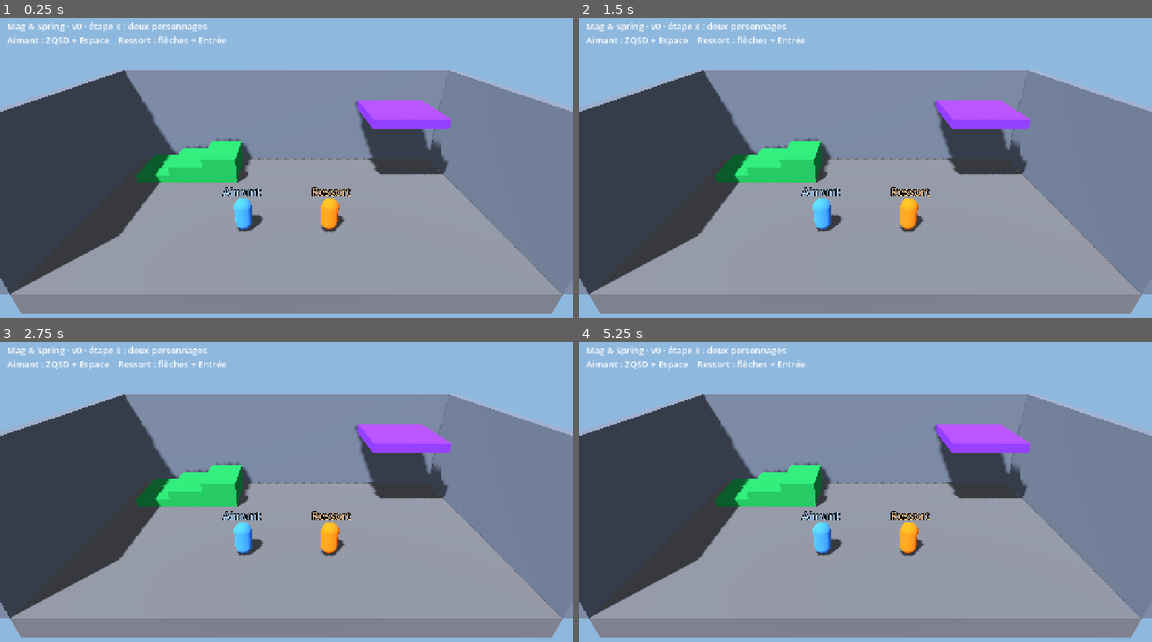
Above: before the commit, frames 1-4 (two rows, left to right).
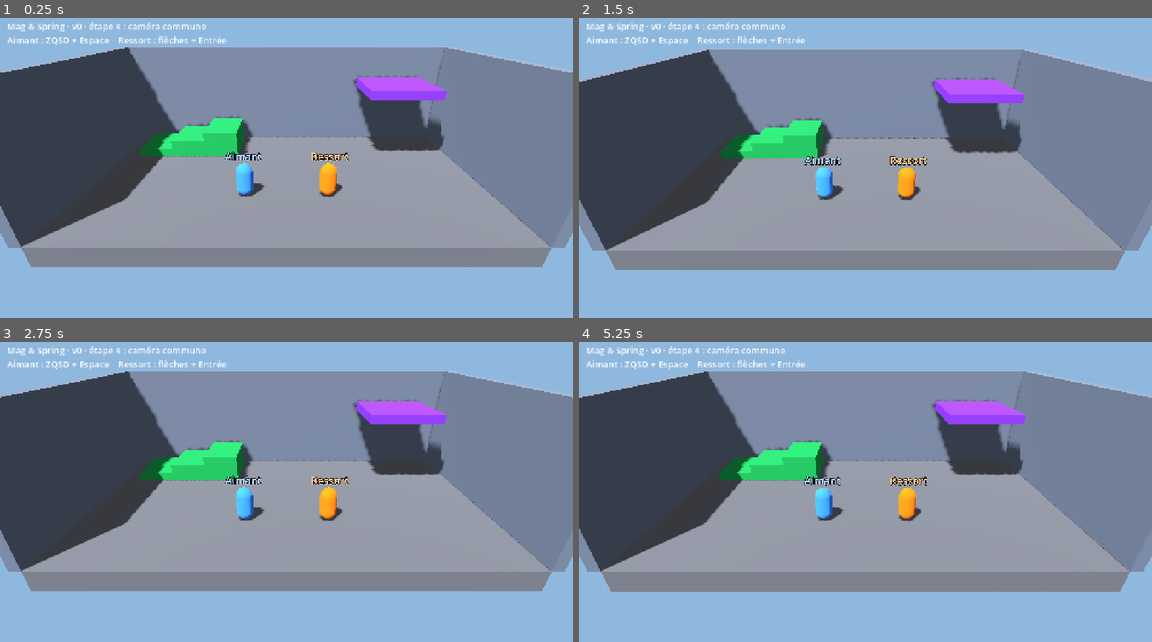
Above: after the commit, the same moments.

Repository: Aphyo/MagSpring
Game: Godot game, scene res://scenes/main.tscn
The game is run twice, just before and just after one commit, with the same random seed, the same clock (stepped at 60 frames per second) and the same inputs.
Inputs:
- Up to frame 1 (0.25 s): no input
- Up to frame 2 (1.5 s): tap Enter at 0.5 s
- Up to frame 3 (2.75 s): no input
- Up to frame 4 (5.25 s): tap Space at 3.5 s

The runs differ from the first frame. In frame 1, 45% of the frame differs, in the area x 0-100%, y 1-99%; in frame 2, 42%; in frame 3, 45%; in frame 4, 45%.

Commit message:
Étape 4 : caméra commune qui cadre les deux joueurs
camera_duo.gd vise le milieu des deux joueurs et recule quand ils
s'écartent (12 à 22 m), avec un suivi lissé. La caméra fixe de la
salle est retirée. Filet de sécurité : un joueur qui tombe hors de la
salle revient à son point de départ.

Co-Authored-By: Claude Opus 5.5 <noreply@anthropic.com>
Claude-Session: https://claude.ai/code/session_01HXSnhPy7Hz3624mnDq2J47

Diff:
--- a/scenes/levels/test_room.tscn
+++ b/scenes/levels/test_room.tscn
@@ -22,10 +22,6 @@
 transform = Transform3D(0.81915206, 0.46984634, -0.32898995, 0, 0.57357645, 0.81915206, 0.57357645, -0.6710101, 0.46984634, 0, 0, 0)
 light_energy = 0.7
 shadow_enabled = true
-
-[node name="CameraFixe" type="Camera3D" parent="."]
-transform = Transform3D(1, 0, 0, 0, 0.8886207, 0.4586429, 0, -0.4586429, 0.8886207, 0, 9, 14)
-fov = 55.0
 
 [node name="Decor" type="CSGCombiner3D" parent="."]
 use_collision = true
--- a/scenes/main.tscn
+++ b/scenes/main.tscn
@@ -1,8 +1,9 @@
-[gd_scene load_steps=4 format=3]
+[gd_scene load_steps=5 format=3]
 
 [ext_resource type="Script" path="res://scripts/main.gd" id="1_main"]
 [ext_resource type="PackedScene" path="res://scenes/levels/test_room.tscn" id="2_salle"]
 [ext_resource type="PackedScene" path="res://scenes/players/player.tscn" id="3_player"]
+[ext_resource type="Script" path="res://scripts/camera_duo.gd" id="4_camera"]
 
 [node name="Main" type="Node3D"]
 script = ExtResource("1_main")
@@ -20,11 +21,19 @@
 nom = "Ressort"
 couleur = Color(0.98, 0.45, 0.09, 1)
 
+[node name="CameraDuo" type="Camera3D" parent="." node_paths=PackedStringArray("joueur_a", "joueur_b")]
+transform = Transform3D(1, 0, 0, 0, 1, 0, 0, 0, 1, 0, 9, 14)
+current = true
+fov = 55.0
+script = ExtResource("4_camera")
+joueur_a = NodePath("../Aimant")
+joueur_b = NodePath("../Ressort")
+
 [node name="Titre" type="Label" parent="."]
 offset_left = 16.0
 offset_top = 12.0
 offset_right = 616.0
 offset_bottom = 70.0
 theme_override_font_sizes/font_size = 20
-text = "Mag & Spring · v0 · étape 3 : deux personnages
+text = "Mag & Spring · v0 · étape 4 : caméra commune
 Aimant : ZQSD + Espace    Ressort : flèches + Entrée"
--- /dev/null
+++ b/scripts/camera_duo.gd
@@ -0,0 +1,50 @@
+extends Camera3D
+## Caméra qui garde les deux joueurs à l'écran, sans écran partagé.
+## Elle vise le point au milieu des deux joueurs, et recule quand ils s'éloignent
+## l'un de l'autre. Ses mouvements sont lissés pour ne pas donner le mal de mer.
+
+## Les deux joueurs à suivre (à choisir dans l'Inspecteur).
+@export var joueur_a: Node3D
+@export var joueur_b: Node3D
+
+## Direction depuis laquelle la caméra regarde : en hauteur et vers l'avant de la salle.
+@export var direction_vue: Vector3 = Vector3(0, 8, 15.5)
+## Distance quand les joueurs sont collés l'un à l'autre.
+@export var distance_min: float = 12.0
+## Distance maximale, pour ne pas voir les joueurs minuscules.
+@export var distance_max: float = 22.0
+## De combien la caméra recule pour chaque mètre d'écart entre les joueurs.
+@export var recul_par_metre: float = 0.7
+## Douceur du suivi : plus c'est petit, plus la caméra est lente à suivre.
+@export var lissage: float = 4.0
+
+# Le point que la caméra regarde, lissé d'une image à l'autre.
+var _point_vise: Vector3
+
+
+func _ready() -> void:
+	_point_vise = _milieu()
+	global_position = _position_voulue(_point_vise)
+	look_at(_point_vise)
+
+
+func _process(delta: float) -> void:
+	if joueur_a == null or joueur_b == null:
+		return
+	# On rapproche doucement le point visé du vrai milieu (lerp = mélange entre deux valeurs).
+	var poids := 1.0 - exp(-lissage * delta)
+	_point_vise = _point_vise.lerp(_milieu(), poids)
+	global_position = global_position.lerp(_position_voulue(_point_vise), poids)
+	look_at(_point_vise)
+
+
+## Le milieu entre les deux joueurs, un peu au-dessus du sol (hauteur du torse).
+func _milieu() -> Vector3:
+	return (joueur_a.global_position + joueur_b.global_position) / 2.0 + Vector3(0, 1, 0)
+
+
+## Où placer la caméra pour bien voir les deux joueurs autour de ce point.
+func _position_voulue(point: Vector3) -> Vector3:
+	var ecart := joueur_a.global_position.distance_to(joueur_b.global_position)
+	var distance := clampf(distance_min + ecart * recul_par_metre, distance_min, distance_max)
+	return point + direction_vue.normalized() * distance
--- a/scripts/players/player.gd
+++ b/scripts/players/player.gd
@@ -27,6 +27,9 @@
 # La gravité réglée dans le projet (9,8 m/s² par défaut).
 var gravite: float = ProjectSettings.get_setting("physics/3d/default_gravity")
 
+# Point de départ, pour y revenir si le joueur tombe hors de la salle.
+var _depart: Vector3
+
 @onready var corps: MeshInstance3D = $Corps
 @onready var etiquette: Label3D = $Etiquette
 
@@ -38,6 +41,7 @@
 	corps.material_override = materiau
 	etiquette.text = nom
 	etiquette.modulate = couleur.lightened(0.4)
+	_depart = global_position
 
 
 func _physics_process(delta: float) -> void:
@@ -68,6 +72,12 @@
 	# 5. move_and_slide déplace le personnage et gère les collisions (murs, marches...).
 	move_and_slide()
 
+	# 6. Filet de sécurité : si on tombe dans le vide (le devant de la salle est ouvert),
+	#    on revient au point de départ.
+	if global_position.y < -10.0:
+		global_position = _depart
+		velocity = Vector3.ZERO
+
 
 ## Construit le nom complet d'une action pour ce joueur, ex. « p1_saut ».
 func action(nom_action: String) -> String:
Not shown, added: scripts/camera_duo.gd.uid
